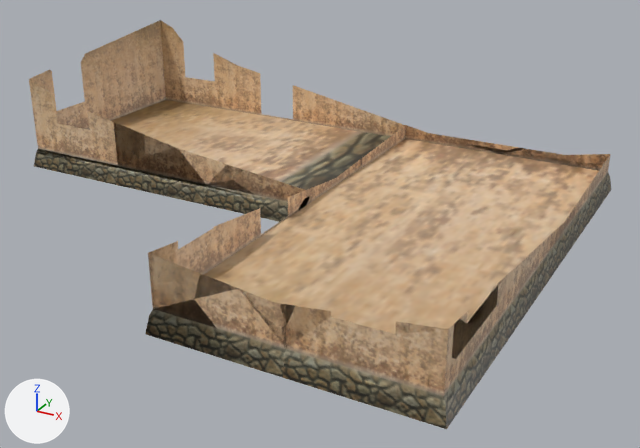
A saved change to the COLLADA model features/s44_b_house_3_4_destroyed_2.dae.
Rendered twice from a camera (50 mm lens) standing at (80.6, -141.0, 69.1) and looking at (2.2, 1.5, -2.1). Arrows for +X, +Y and +Z are at lower left; the lights stay in place.

In view in the first picture: 'Untitled'.
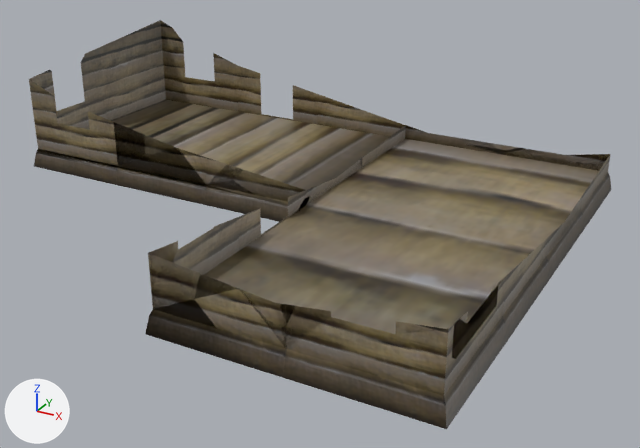
Where the change shows, as pixel boxes (x1, y1, x2, y2) in the pictures (640 x 448 px):
'Untitled', surface changed (beige to brown): (29, 20, 611, 429) in both

Edits to the bpy script that builds the scene:
```text
Add img_s44_b_house_3_1_png:
    img_s44_b_house_3_1_png = load_image('s44_b_house_3_1.png', 's44_b_house_3_1.png', 256, 128, 'sRGB')
Change mat_s44_b_house_1_4_s3o_mat:
    mat_s44_b_house_1_4_s3o_mat.texture: img_s44_b_house_2_1_png -> img_s44_b_house_3_1_png
```
